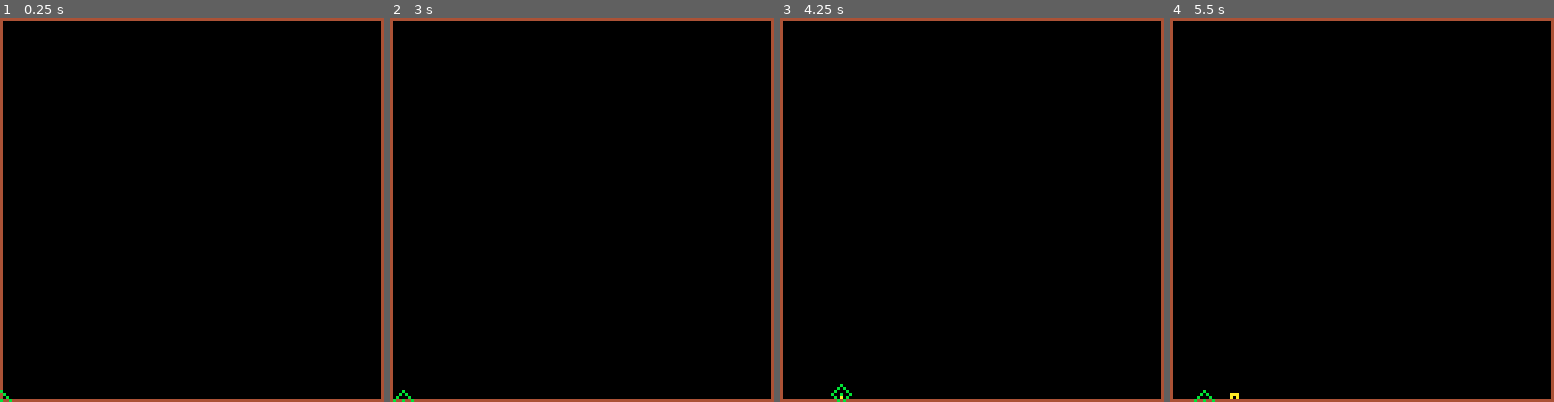
Above: before the commit, frames 1-4 (left to right).
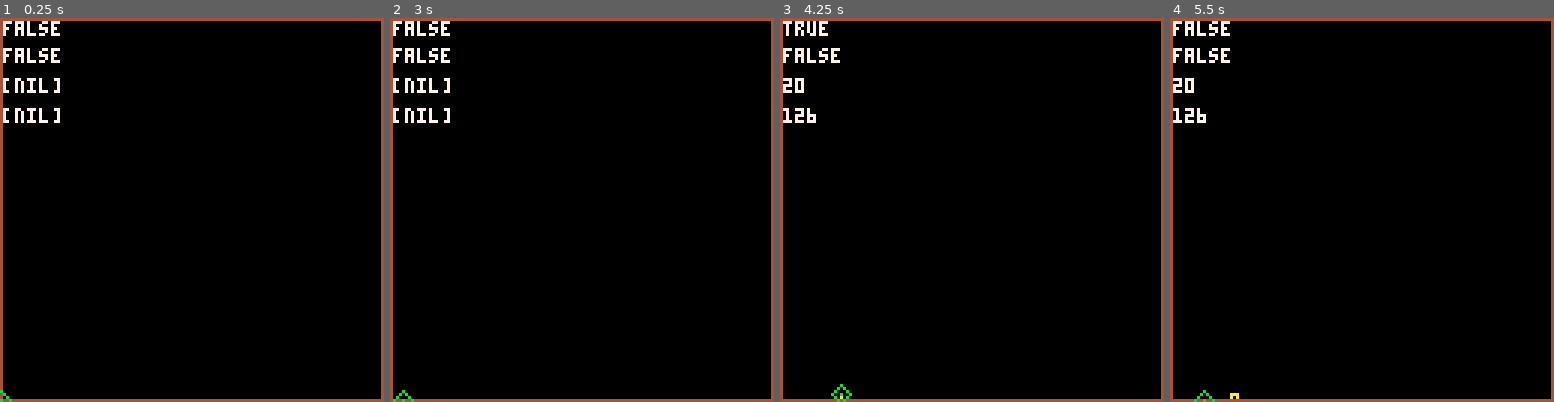
Above: after the commit, the same moments.

Repository: shen-sat/qix
Game: PICO-8 cartridge qix.p8
The game is run twice, just before and just after one commit, with the same random seed, the same clock (stepped at 60 frames per second) and the same inputs.
Inputs:
- Up to frame 1 (0.25 s): no input
- Up to frame 2 (3 s): tap X (X key) at 1.07, 2.07, 2.4, 2.73 s; hold Left 1.97-2.37 s; hold Down 2.42-2.82 s; hold Right from 2.87 s (still down)
- Up to frame 3 (4.25 s): tap X (X key) every 0.33 s from 3.07 to 4.07 s; release Right at 3.53 s; hold Up 3.58-4.08 s; hold Right from 4.13 s (still down)
- Up to frame 4 (5.5 s): tap X (X key) every 0.33 s from 4.4 to 5.4 s; release Right at 4.53 s; hold Down 4.58-5.08 s; hold Left from 5.13 s (still down)

The runs differ from the first frame. In frame 1, 1.0% of the frame differs, in the area x 0-16%, y 0-28%; in frame 2, 1.0%; in frame 3, 0.8%; in frame 4, 0.9%.

Commit message:
Set flags and record pixel coordinates when drawing shapes, rough draft

Diff:
--- a/qix.p8
+++ b/qix.p8
@@ -149,6 +149,14 @@
   background_color = 0
   fill_color = 2
 
+  shape_initiated = false
+  shape_finished = false
+  shape_start_pixel = {
+   x,
+   y
+  }
+
+
   game.update = level_update
   game.draw = level_draw
 end
@@ -161,30 +169,63 @@
    local next_point_x, next_point_y = player.x - 1, player.y
    if pget(next_point_x, next_point_y) == path_color then
     player:path_move(next_point_x, next_point_y)
+    if shape_initiated then shape_finished = true end
    elseif pixel_is_drawable(next_point_x,next_point_y) then
-    if btn(5) then player:move_and_create_line(next_point_x, next_point_y) end
+    if btn(5) then
+     player:move_and_create_line(next_point_x, next_point_y)
+     if not shape_initiated then
+      shape_start_pixel.x, shape_start_pixel.y = player.x, player.y
+      shape_initiated = true
+     end
+    end
    end
   elseif btn(1) then
    local next_point_x, next_point_y = player.x + 1, player.y
    if pget(next_point_x, next_point_y) == path_color then
     player:path_move(next_point_x, next_point_y)
+    if shape_initiated then shape_finished = true end
    elseif pixel_is_drawable(next_point_x,next_point_y) then
-    if btn(5) then player:move_and_create_line(next_point_x, next_point_y) end
+    if btn(5) then
+     player:move_and_create_line(next_point_x, next_point_y)
+     if not shape_initiated then
+      shape_start_pixel.x, shape_start_pixel.y = player.x, player.y
+      shape_initiated = true
+     end
+    end
    end
   elseif btn(2) then
    local next_point_x, next_point_y = player.x, player.y - 1
    if pget(next_point_x, next_point_y) == path_color then
     player:path_move(next_point_x, next_point_y)
+    if shape_initiated then shape_finished = true end
    elseif pixel_is_drawable(next_point_x,next_point_y) then
-    if btn(5) then player:move_and_create_line(next_point_x, next_point_y) end
+    if btn(5) then
+     player:move_and_create_line(next_point_x, next_point_y)
+     if not shape_initiated then
+      shape_start_pixel.x, shape_start_pixel.y = player.x, player.y
+      shape_initiated = true
+     end
+    end
    end
   elseif btn(3) then
    local next_point_x, next_point_y = player.x, player.y + 1
    if pget(next_point_x, next_point_y) == path_color then
     player:path_move(next_point_x, next_point_y)
+    if shape_initiated then shape_finished = true end
    elseif pixel_is_drawable(next_point_x,next_point_y) then
-    if btn(5) then player:move_and_create_line(next_point_x, next_point_y) end
-   end
+    if btn(5) then
+     player:move_and_create_line(next_point_x, next_point_y)
+     if not shape_initiated then
+      shape_start_pixel.x, shape_start_pixel.y = player.x, player.y
+      shape_initiated = true
+     end
+    end
+   end
+  end
+
+  if shape_initiated and shape_finished then
+   shape_initiated, shape_finished = false, false
+   -- calculate area
   end
 
   player.prev_x = player.x
@@ -201,6 +242,11 @@
 
   rect(0,0,127,127,4) --border
   -- qix:draw()
+
+  print(shape_initiated,1,1,7)
+  print(shape_finished,1,10,7)
+  print(shape_start_pixel.x,1,20,7)
+  print(shape_start_pixel.y,1,30,7)
 
   spr(player.sprite,player.x - 3,player.y - 3)
 end
